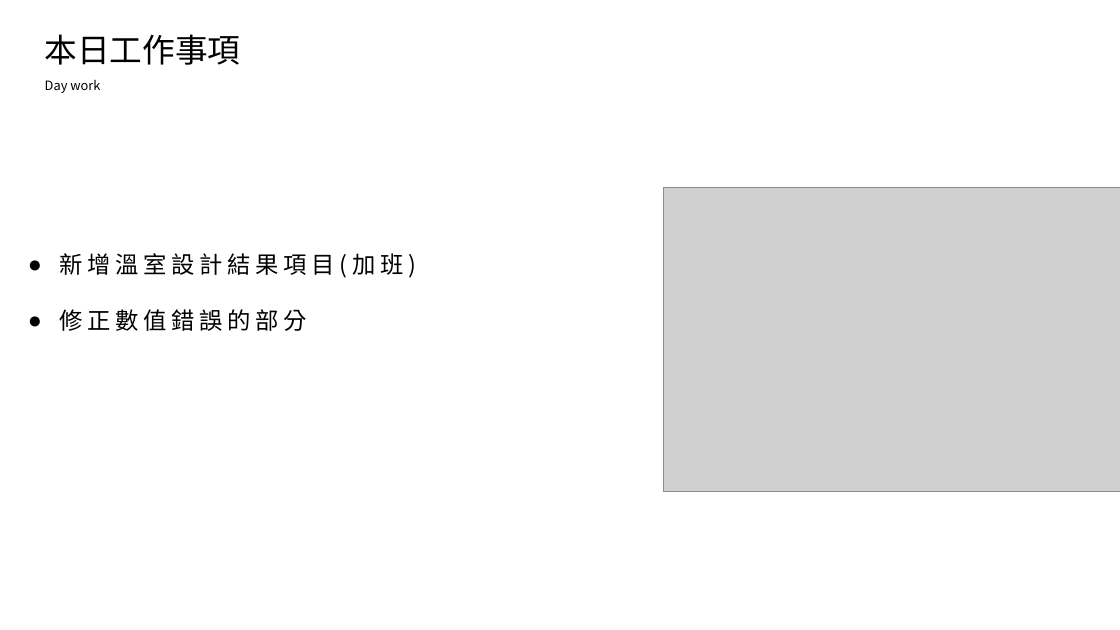
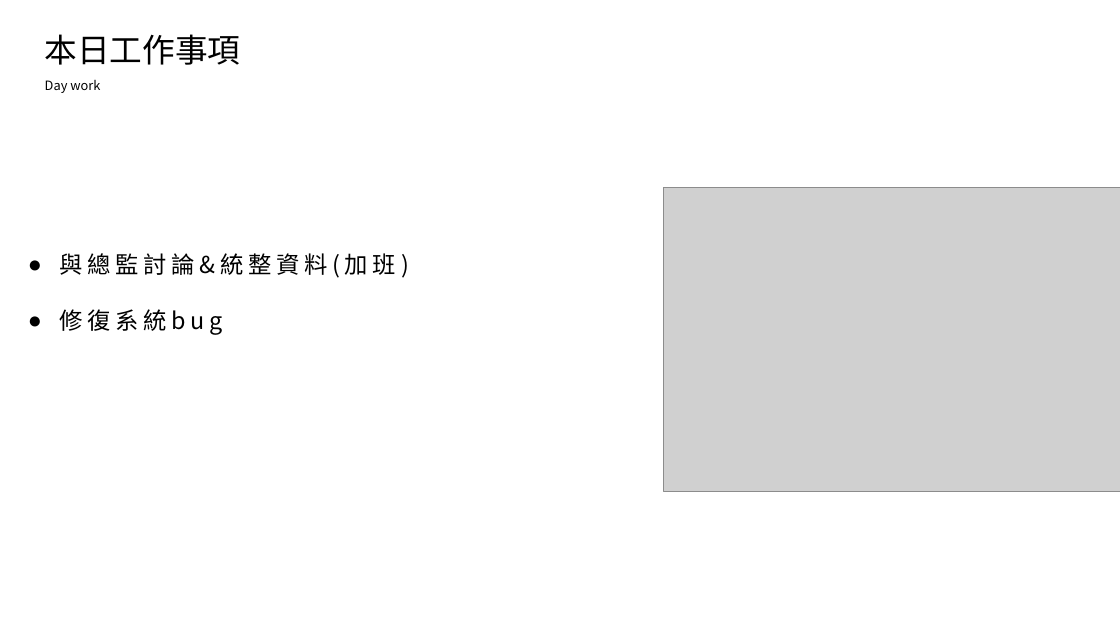
Before and after one commit to king637324/KnowledgeGreenhouseSystem, a slide deck: slide 2 of 工作日報_葉柏漢/2021.09/2021.09.15(加班)~2021.09.16工作日報_葉柏漢.pptx. Drawn at 1120x630 pixels with LibreOffice and Linux fonts; fonts in the diff are those of the drawing; grey boxes stand for pictures. Boxes give left, top, right and bottom in pixels: in the first picture for what was removed or moved away, otherwise in the second. Text is boxed around its words. In the diff, an @@ line names an element or a change of style, - is before the commit and + after.

```diff
--- a/工作日報_葉柏漢/2021.09/2021.09.15(加班)~2021.09.16工作日報_葉柏漢.pptx
+++ b/工作日報_葉柏漢/2021.09/2021.09.15(加班)~2021.09.16工作日報_葉柏漢.pptx
@@ text at (59, 253, 409, 335): text changed @@
-● 新增溫室設計結果項目(加班)
-● 修正數值錯誤的部分
+● 與總監討論&統整資料(加班)
+● 修復系統bug
```
Also in this commit, not shown: 1 other slide changed, 3 slides added, 3 slides removed, 9 other files.
